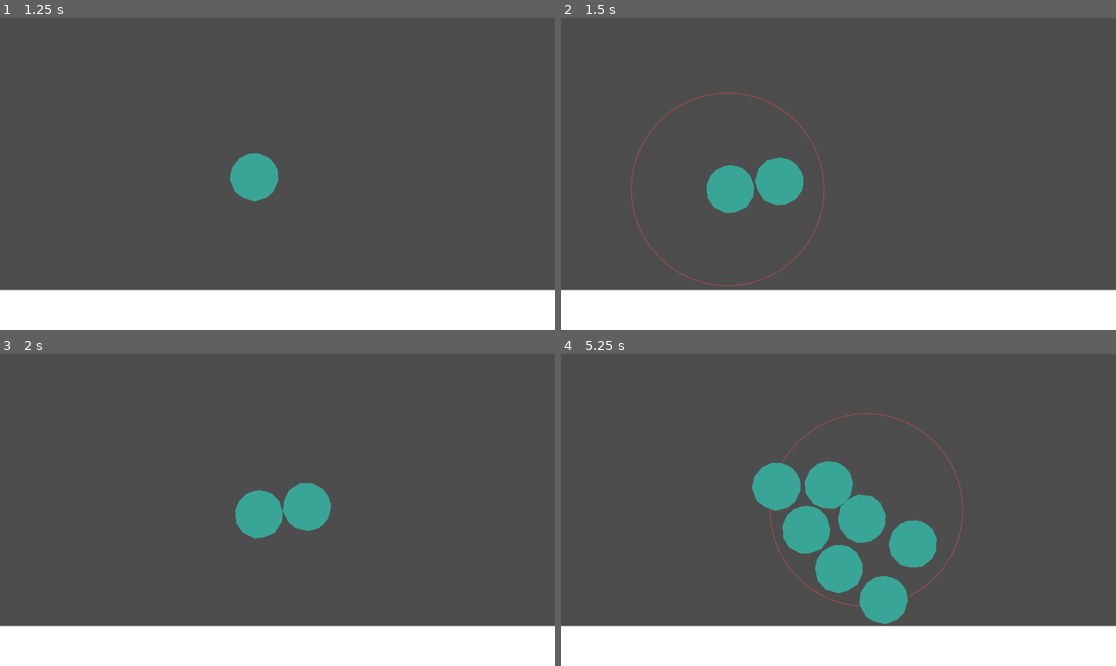
Above: before the commit, frames 1-4 (two rows, left to right).
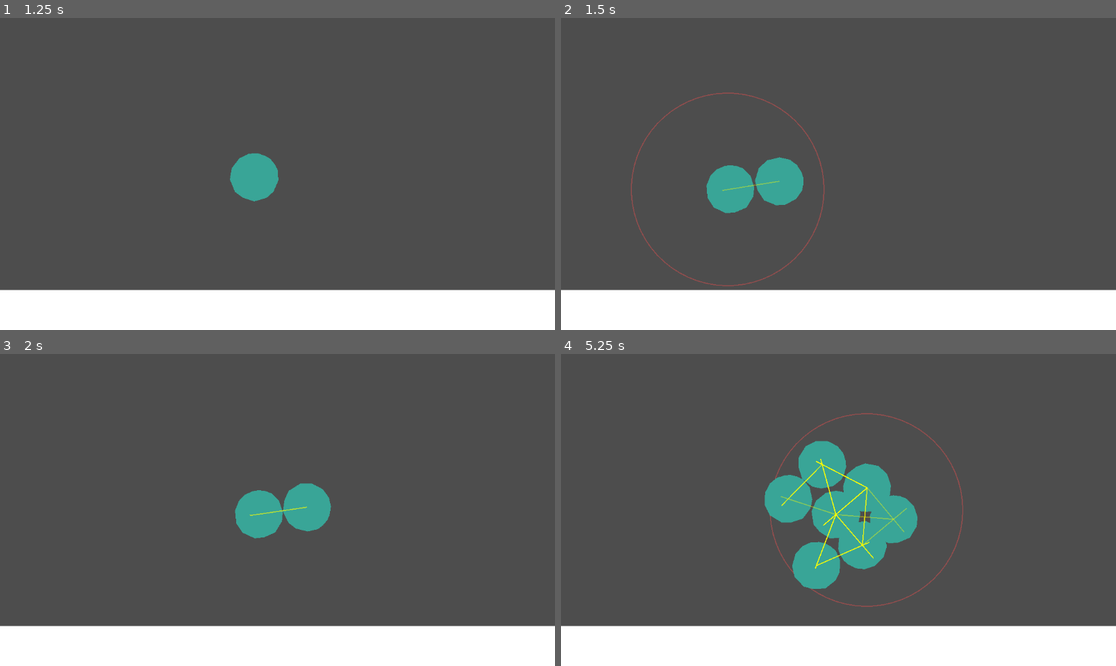
Above: after the commit, the same moments.

Repository: aeriab/testing-joints
Game: Godot game, scene res://game.tscn
Same seed, same stepped clock (60 frames per second), same inputs: the game is played once before the commit and once after it.
Inputs (mouse positions are in pixels of both pictures, inside the frame that each line leads up to):
- Up to frame 1 (1.25 s): tap Enter at 0.5 s; move the mouse to (399, 158) at 0.52 s; tap T (spawn) at 0.6 s; click (399, 158) at 0.67 s
- Up to frame 2 (1.5 s): move the mouse to (727, 189) at 1.27 s; tap T (spawn) at 1.35 s; click (727, 189) at 1.42 s
- Up to frame 3 (2 s): no input
- Up to frame 4 (5.25 s): move the mouse to (894, 441) at 2.02 s; tap T (spawn) every 0.75 s from 2.1 to 5.1 s; click (894, 441) at 2.17 s; move the mouse to (810, 572) at 2.77 s; click (810, 572) at 2.92 s; move the mouse to (1005, 556) at 3.52 s; click (1005, 556) at 3.67 s; move the mouse to (672, 463) at 4.27 s; click (672, 463) at 4.42 s; move the mouse to (866, 510) at 5.02 s; click (866, 510) at 5.17 s

Frame 1 is identical in both runs. In frame 2, less than 0.1% of the frame differs, in the area x 27-42%, y 45-61%; in frame 3, less than 0.1%; in frame 4, 7.2%, in the area x 34-68%, y 27-87%.

Commit message:
rope debug line drawing

Diff:
--- a/Stone.gd
+++ b/Stone.gd
@@ -34,19 +34,19 @@
 
 			# Rope joint
 			var rope_joint = rope_joint_scene.instantiate() as RopeJoint
-			#get_tree().current_scene.add_child(rope_joint)
+			get_tree().current_scene.add_child(rope_joint)
 			rope_joint.body1 = self
 			rope_joint.body2 = body
-			rope_joint.max_distance = joint_distance + 999
+			rope_joint.max_distance = joint_distance
 
 
 
 			# Spring joint
-			var spring_joint = spring_joint_scene.instantiate() as DampedSpringJoint2D
-			get_tree().current_scene.add_child(spring_joint)
-			spring_joint.global_position = global_position
-			spring_joint.node_a = spring_joint.get_path_to(self)
-			spring_joint.node_b = spring_joint.get_path_to(body)
-			spring_joint.length = joint_distance
-			spring_joint.rest_length = joint_distance
-			spring_joint.setup_bodies()
+			#var spring_joint = spring_joint_scene.instantiate() as DampedSpringJoint2D
+			#get_tree().current_scene.add_child(spring_joint)
+			#spring_joint.global_position = global_position
+			#spring_joint.node_a = spring_joint.get_path_to(self)
+			#spring_joint.node_b = spring_joint.get_path_to(body)
+			#spring_joint.length = joint_distance
+			#spring_joint.rest_length = joint_distance
+			#spring_joint.setup_bodies()
--- a/rope_joint.gd
+++ b/rope_joint.gd
@@ -15,3 +15,14 @@
 		var mid := (body1.global_position + body2.global_position) / 2.0
 		body1.global_position = mid - dir * max_distance / 2.0
 		body2.global_position = mid + dir * max_distance / 2.0
+
+	queue_redraw()
+
+
+
+func _draw() -> void:
+	if body1 and body2:
+		var dir: Vector2 = Vector2 (	body2.global_position.x - body1.global_position.x,
+										body2.global_position.y - body1.global_position.y).normalized()
+		var local_start := to_local(body1.global_position)
+		draw_line(local_start, local_start + dir * max_distance, Color(1, 1, 0, 0.4), 2.0)
--- a/rope_with_spring_testing.tscn
+++ b/rope_with_spring_testing.tscn
@@ -58,6 +58,8 @@
 max_distance = 120.0
 
 [node name="DampedSpringJoint2D" type="DampedSpringJoint2D" parent="GroupWithJoint2" unique_id=79540056]
+process_mode = 4
+visible = false
 rotation = -1.5707964
 node_a = NodePath("../RigidBody2D")
 node_b = NodePath("../RigidBody2D2")
@@ -71,7 +73,7 @@
 
 [node name="MagicForce" type="Node2D" parent="." unique_id=741465944]
 script = ExtResource("3_1fu6y")
-force_strength = 99999.0
+force_strength = 9999.0
 
 [node name="Camera2D" type="Camera2D" parent="." unique_id=386689480]
 
